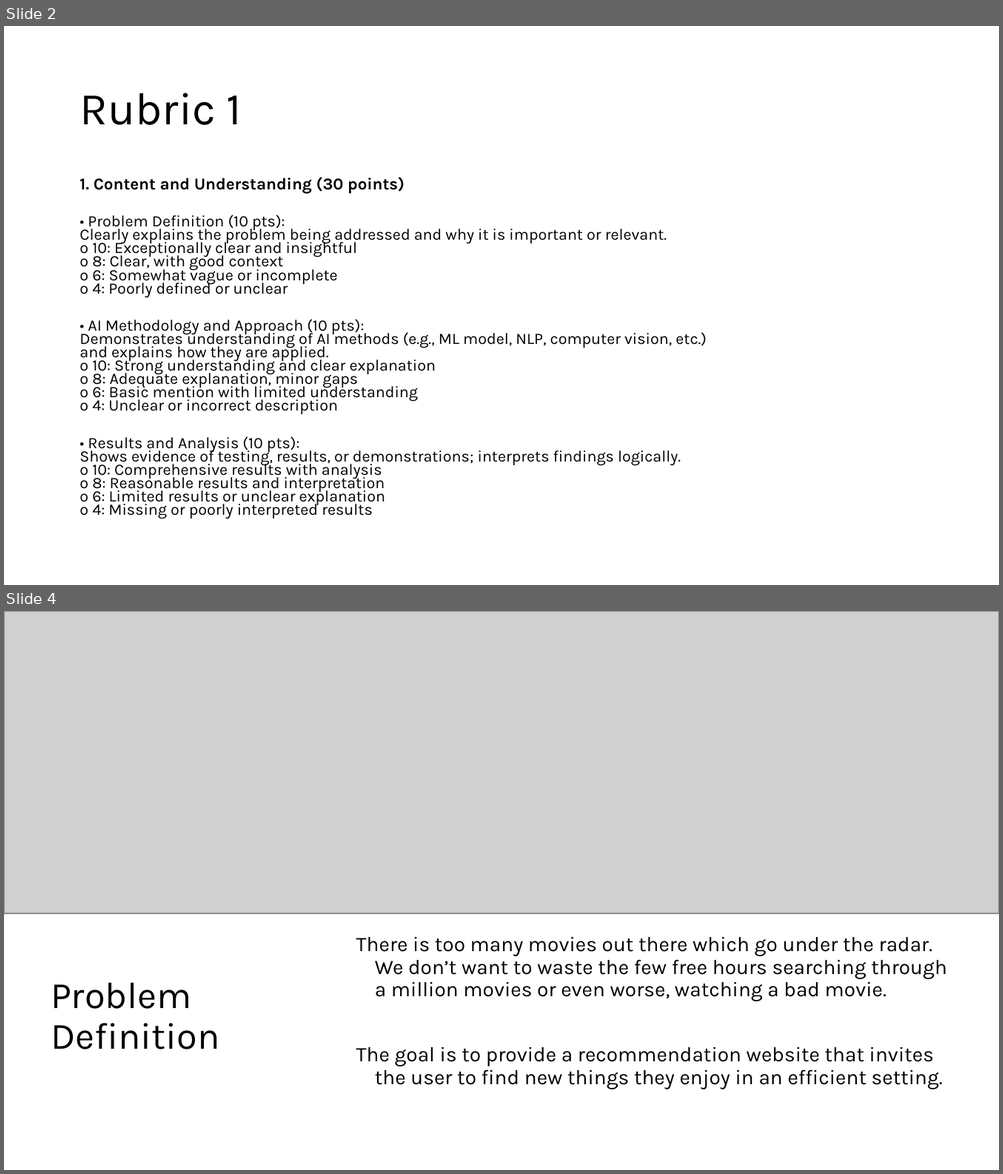
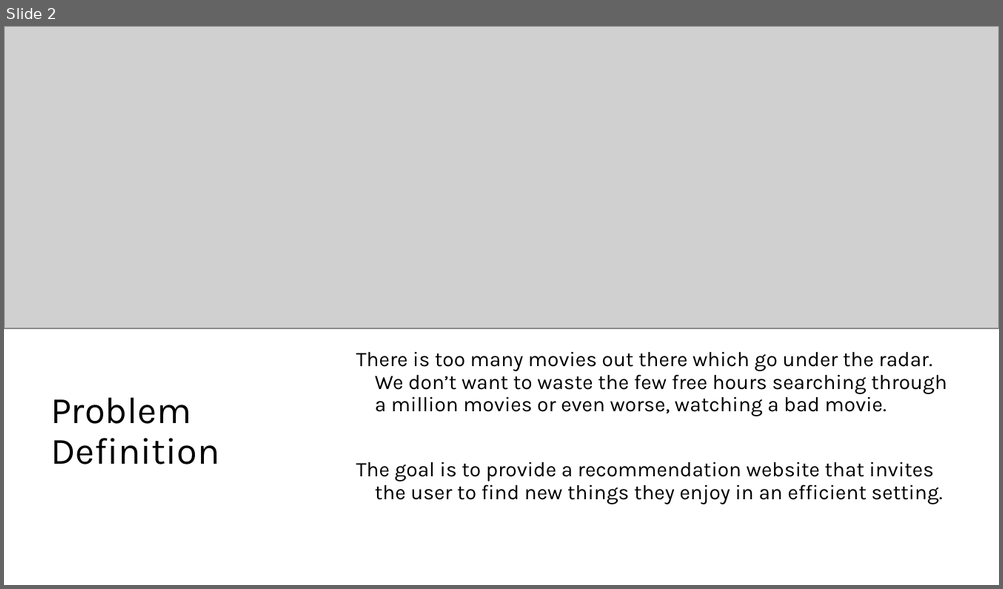
Before and after one commit to RaiiDeNx7/MovieMeter, a slide deck: Documentation/Final Presentation Slides.pptx. Shown one above the other, each under a label of ours: slides 2 and 4 before the commit, slide 2 after it; the slides between them are not shown. The pictures are 1003x1174 and 1003x589 pixels, drawn with LibreOffice and Linux fonts; fonts in the diff are those of the drawing; grey boxes stand for pictures. Boxes give left, top, right and bottom in pixels: in the first picture for what was removed or moved away, otherwise in the second. Text is boxed around its words. In the diff, an @@ line names an element or a change of style, - is before the commit and + after.

```diff
--- a/Documentation/Final Presentation Slides.pptx
+++ b/Documentation/Final Presentation Slides.pptx
@@ slide 2 removed at <box>4,26,999,585</box>, background #FFFFFF @@
@@ title removed at <box>79,93,242,125</box> @@
-Rubric 1
@@ text removed at <box>79,177,706,520</box> @@
-1. Content and Understanding (30 points)
-• Problem Definition (10 pts):
-Clearly explains the problem being addressed and why it is important or relevant.
-o 10: Exceptionally clear and insightful
-o 8: Clear, with good context
-o 6: Somewhat vague or incomplete
-o 4: Poorly defined or unclear
-• AI Methodology and Approach (10 pts):
-Demonstrates understanding of AI methods (e.g., ML model, NLP, computer vision, etc.)
-and explains how they are applied.
-o 10: Strong understanding and clear explanation
-o 8: Adequate explanation, minor gaps
-o 6: Basic mention with limited understanding
-o 4: Unclear or incorrect description
-• Results and Analysis (10 pts):
-Shows evidence of testing, results, or demonstrations; interprets findings logically.
-o 10: Comprehensive results with analysis
-o 8: Reasonable results and interpretation
-o 6: Limited results or unclear explanation
-o 4: Missing or poorly interpreted results
@@ what was slide 4 is now slide 2 @@
```
Also in this commit, not shown: 2 slides changed, 1 other slide removed.
